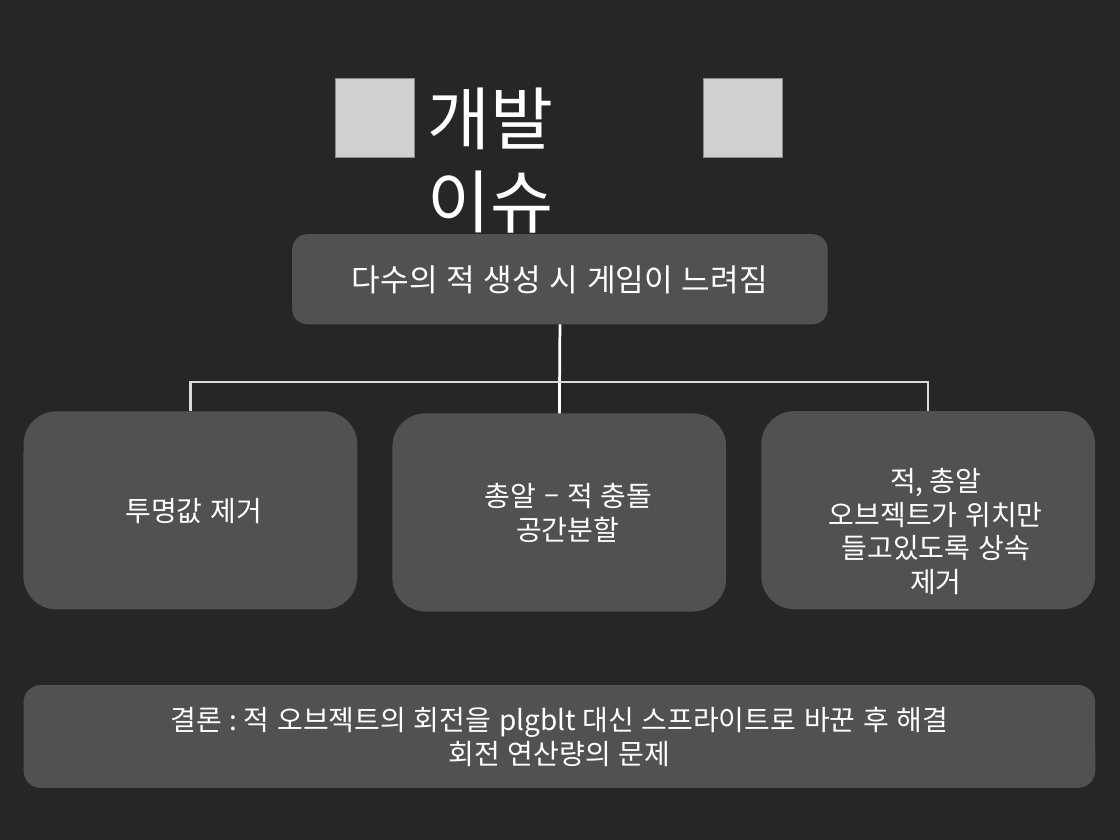
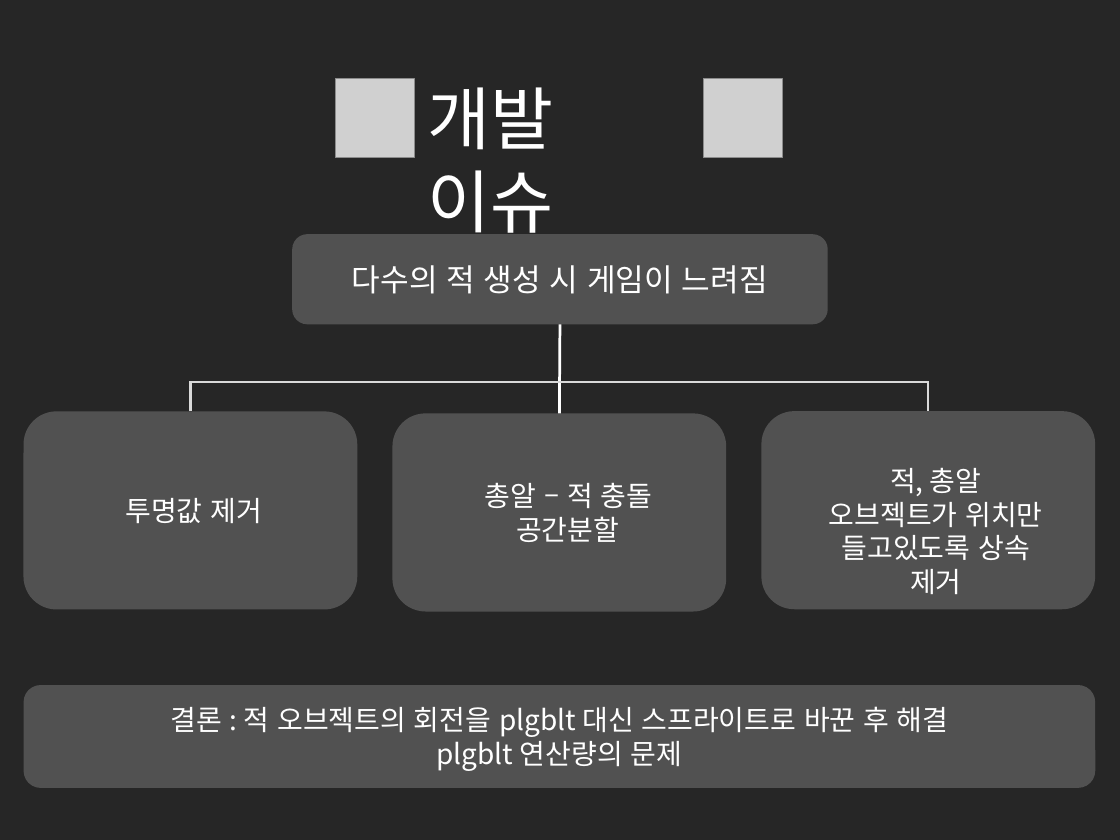
Before and after one commit to cmTEJAVA/Satellite, a slide deck: slide 12 of 발표자료/API 텀프로젝트 발표자료.pptx. Drawn at 1120x840 pixels with LibreOffice and Linux fonts; fonts in the diff are those of the drawing; grey boxes stand for pictures. Boxes give left, top, right and bottom in pixels: in the first picture for what was removed or moved away, otherwise in the second. Text is boxed around its words. In the diff, an @@ line names an element or a change of style, - is before the commit and + after.

```diff
--- a/발표자료/API 텀프로젝트 발표자료.pptx
+++ b/발표자료/API 텀프로젝트 발표자료.pptx
@@ text in rounded rectangle at <box>437,736,683,771</box>: text changed @@
-회전 연산량의 문제
+plgblt 연산량의 문제
```
Also in this commit, not shown: 4 other slides changed, 2 other files.
